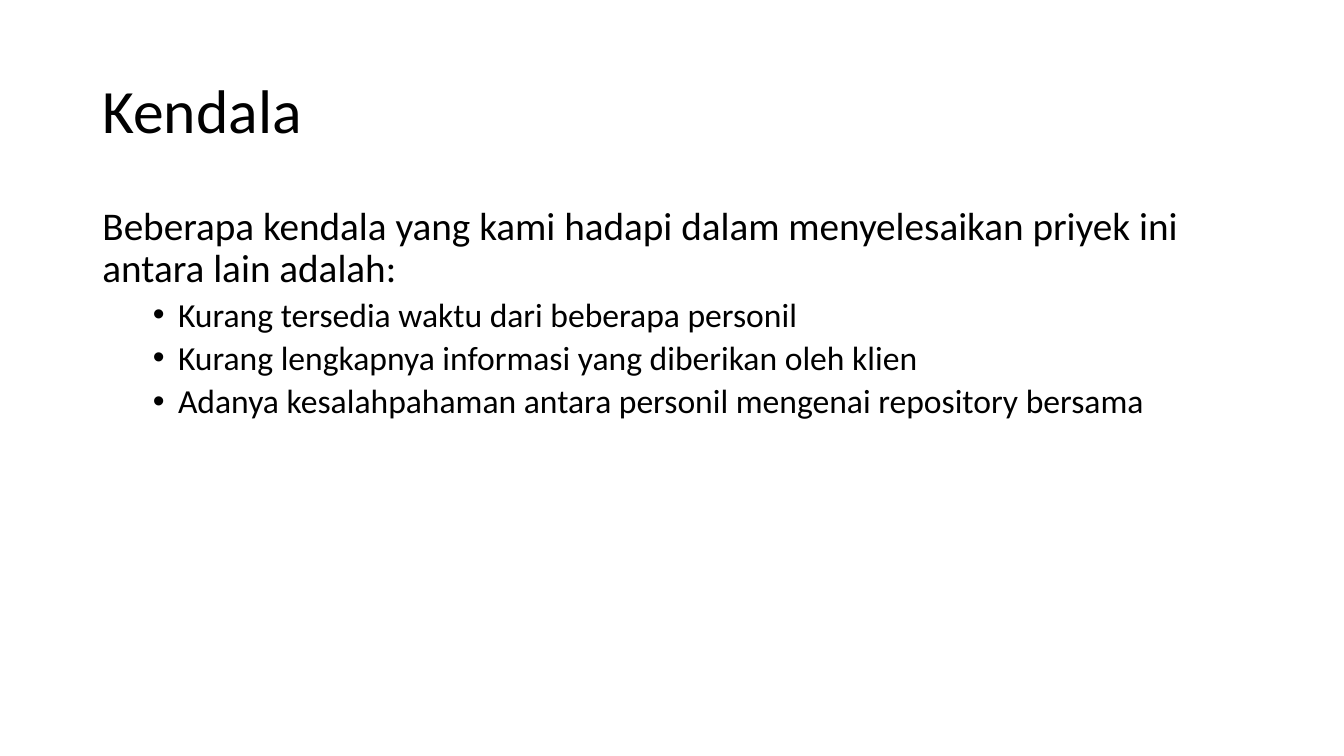
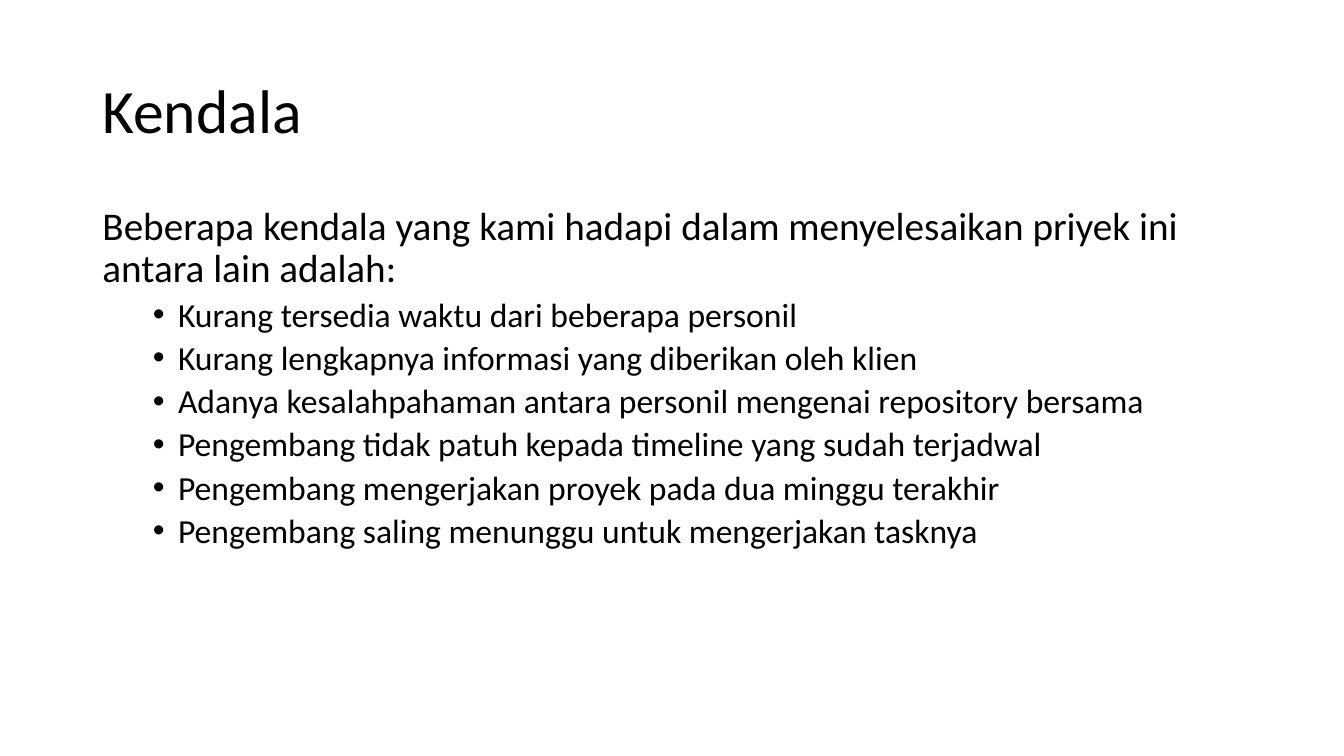
Before and after one commit to alvarisi/himasa, a slide deck: slide 7 of MPPL.pptx. Drawn at 1344x756 pixels with LibreOffice and Linux fonts; fonts in the diff are those of the drawing. Boxes give left, top, right and bottom in pixels: in the first picture for what was removed or moved away, otherwise in the second. Text is boxed around its words. In the diff, an @@ line names an element or a change of style, - is before the commit and + after.

```diff
--- a/MPPL.pptx
+++ b/MPPL.pptx
@@ text at bbox=[178, 432, 1042, 549]: paragraphs added @@
+  • Pengembang tidak patuh kepada timeline yang sudah terjadwal
+  • Pengembang mengerjakan proyek pada dua minggu terakhir
+  • Pengembang saling menunggu untuk mengerjakan tasknya
```
Also in this commit, not shown: 1 other slide changed, 2 other files.
